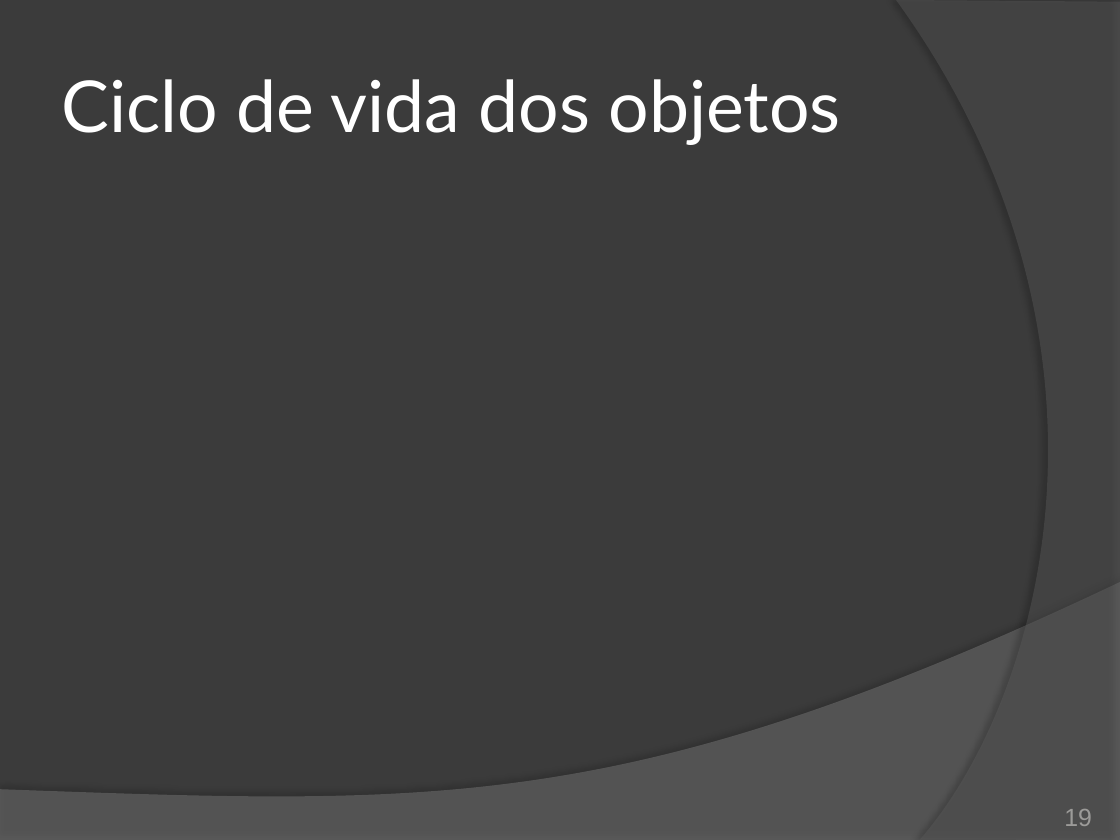
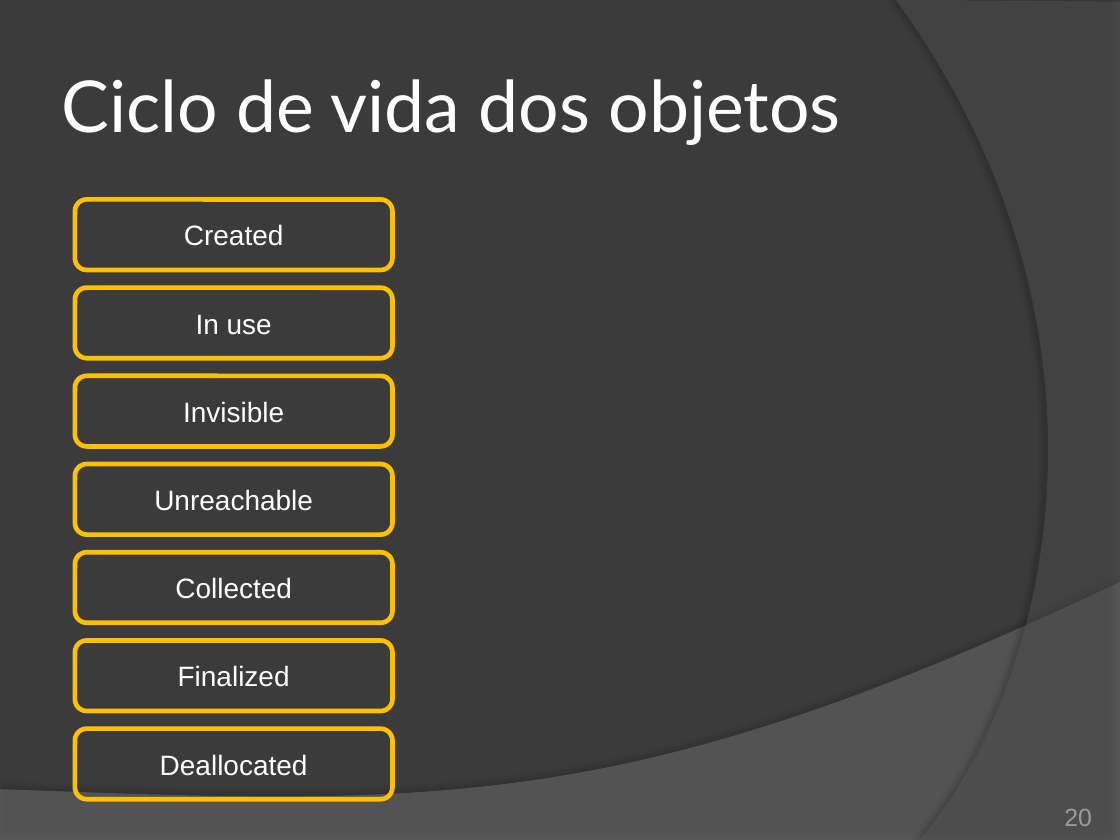
Before and after one commit to duchesqui/slzvieira-training, a slide deck: slide 20 of 2-Java-Programmer-Modulo-II/11.Capitulo05.pptx (slide 19 before the commit). Drawn at 1120x840 pixels with LibreOffice and Linux fonts; fonts in the diff are those of the drawing. Boxes give left, top, right and bottom in pixels: in the first picture for what was removed or moved away, otherwise in the second. Text is boxed around its words. In the diff, an @@ line names an element or a change of style, - is before the commit and + after.

```diff
--- a/2-Java-Programmer-Modulo-II/11.Capitulo05.pptx
+++ b/2-Java-Programmer-Modulo-II/11.Capitulo05.pptx
@@ rounded rectangle added at (75, 199, 392, 270), outline #FFC000 3 pt, 18 pt, text #FFFFFF @@
+Created
@@ rounded rectangle added at (75, 288, 392, 358), outline #FFC000 3 pt, 18 pt, text #FFFFFF @@
+In use
@@ rounded rectangle added at (75, 376, 392, 447), outline #FFC000 3 pt, 18 pt, text #FFFFFF @@
+Invisible
@@ rounded rectangle added at (75, 464, 392, 534), outline #FFC000 3 pt, 18 pt, text #FFFFFF @@
+Unreachable
@@ rounded rectangle added at (75, 552, 392, 623), outline #FFC000 3 pt, 18 pt, text #FFFFFF @@
+Collected
@@ rounded rectangle added at (75, 641, 392, 711), outline #FFC000 3 pt, 18 pt, text #FFFFFF @@
+Finalized
@@ rounded rectangle added at (75, 729, 392, 800), outline #FFC000 3 pt, 18 pt, text #FFFFFF @@
+Deallocated
@@ page number at (1064, 809, 1092, 826): text changed @@
-19
+20
```
Also in this commit, not shown: 6 other slides changed, 2 slides added, 1 slide removed.
